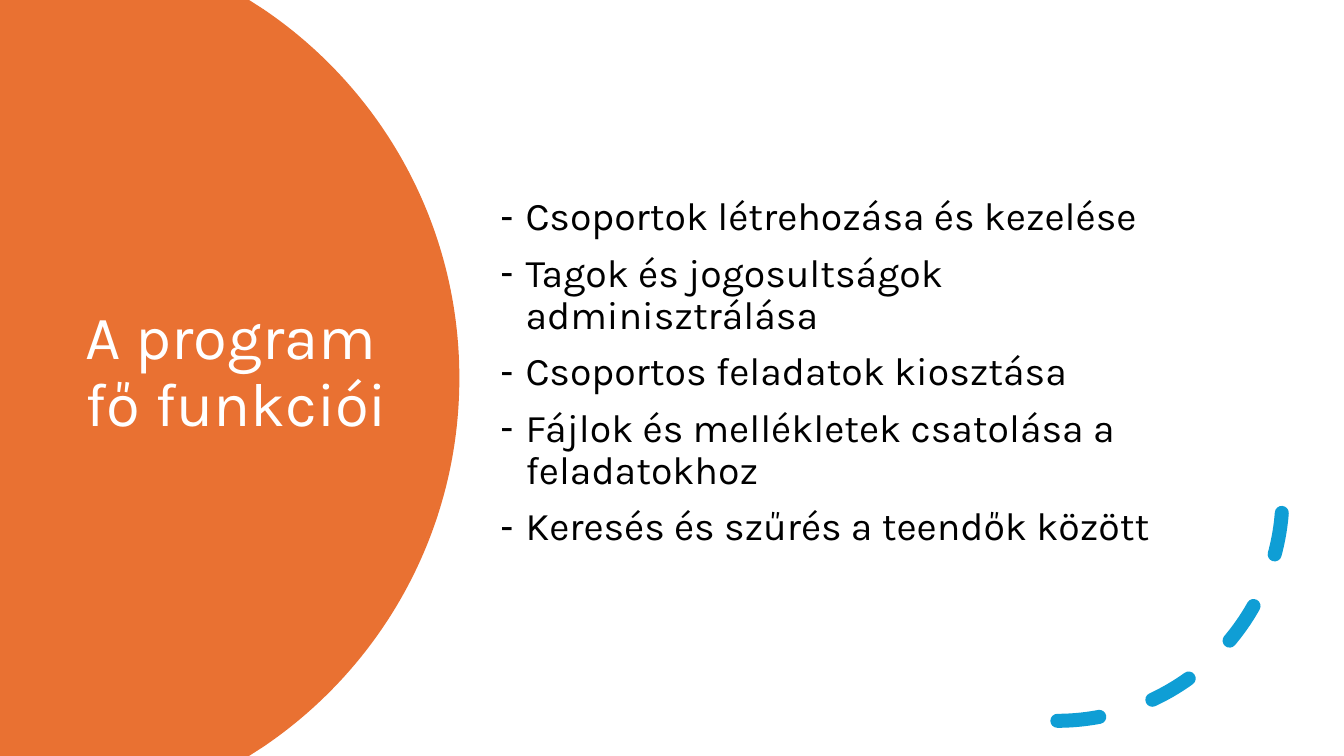
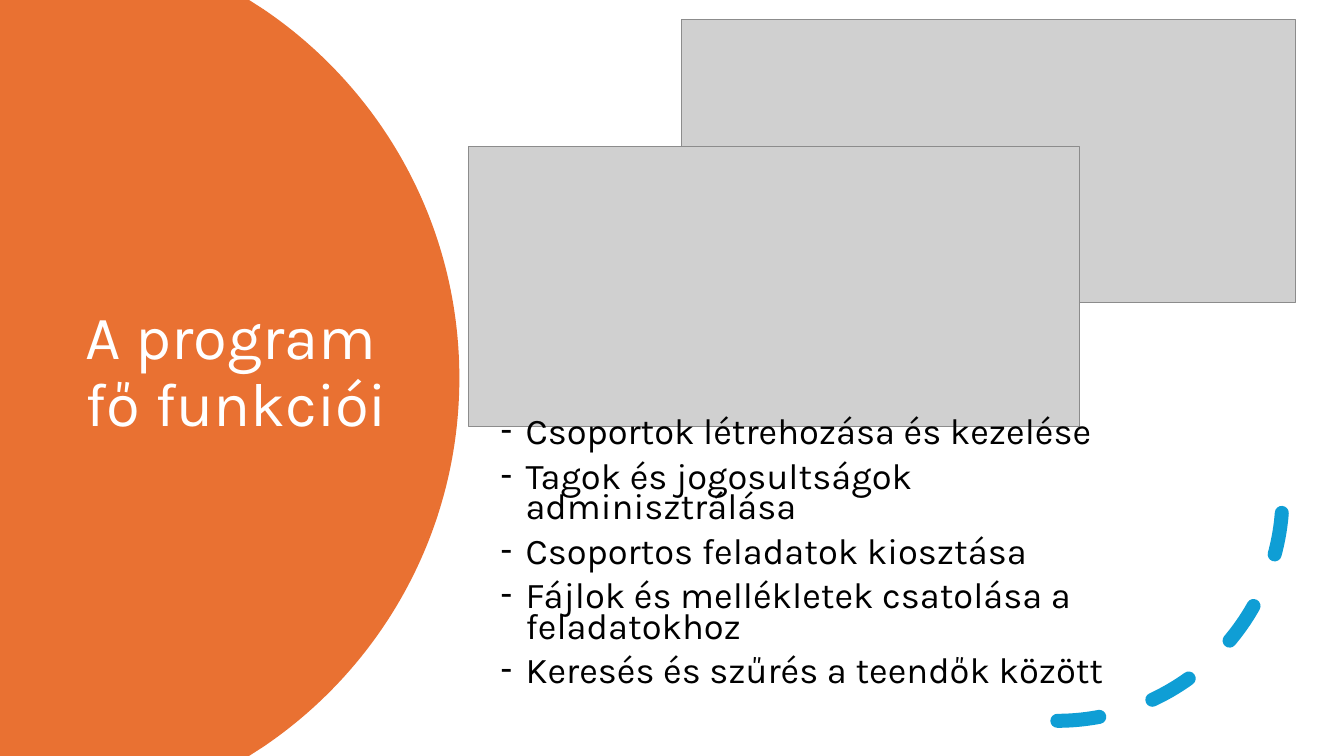
Before and after one commit to FesetoImre5/13_S1_8_vizsgaremek, a slide deck: slide 4 of Dokumentacio/Calentasker_bemutató.pptx. Drawn at 1344x756 pixels with LibreOffice and Linux fonts; fonts in the diff are those of the drawing; grey boxes stand for pictures. Boxes give left, top, right and bottom in pixels: in the first picture for what was removed or moved away, otherwise in the second. Text is boxed around its words. In the diff, an @@ line names an element or a change of style, - is before the commit and + after.

```diff
--- a/Dokumentacio/Calentasker_bemutató.pptx
+++ b/Dokumentacio/Calentasker_bemutató.pptx
@@ picture added at [682, 19, 1297, 302] @@
@@ picture added at [469, 147, 1080, 426] @@
@@ text "Csoportok létrehozása és kezelése": place and size @@
-text "Csoportok létrehozása és kezelése" at [526, 200, 1149, 541]
+text "Csoportok létrehozása és kezelése" at [526, 411, 1104, 684]
@@ text "Csoportok létrehozása és kezelése" at [526, 411, 1104, 684]: size 28 to 25.9 pt; line spacing 0.9 to 0.7 @@
```
Also in this commit, not shown: 6 other slides changed, 1 slide added, 3 other files.
